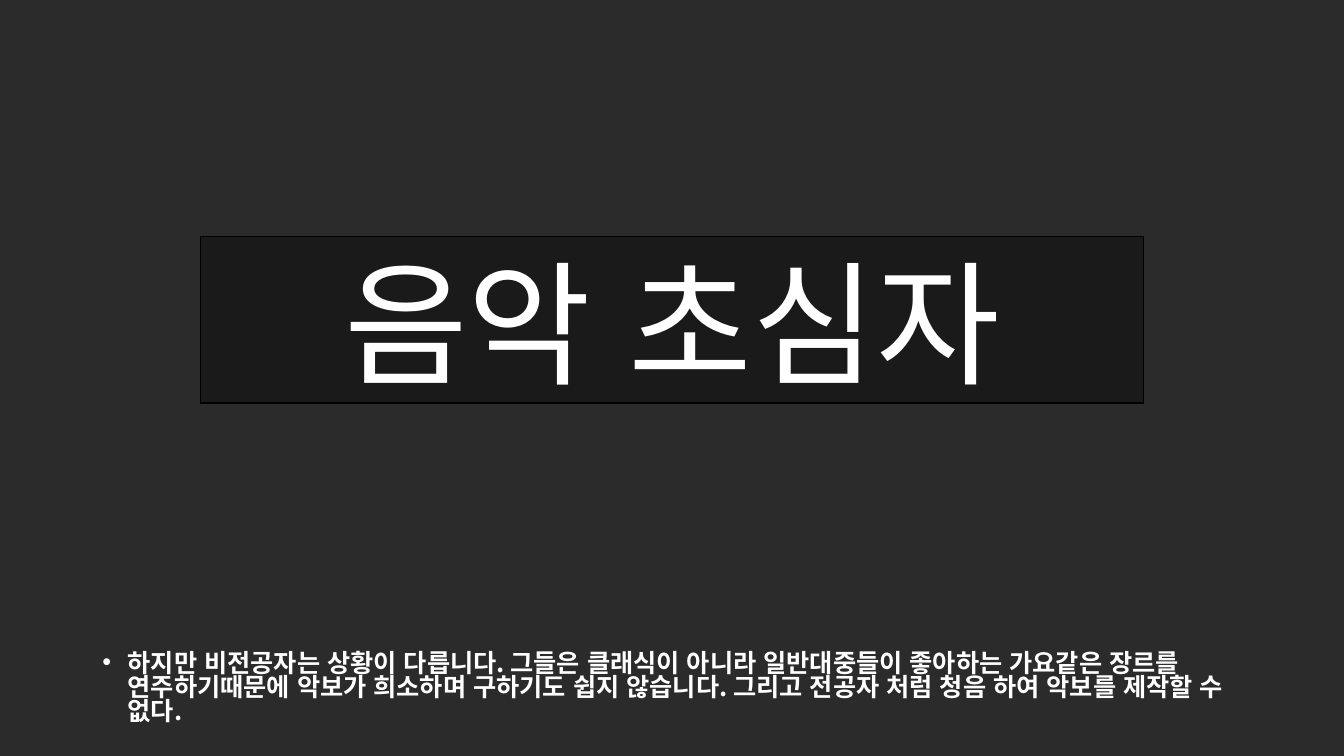
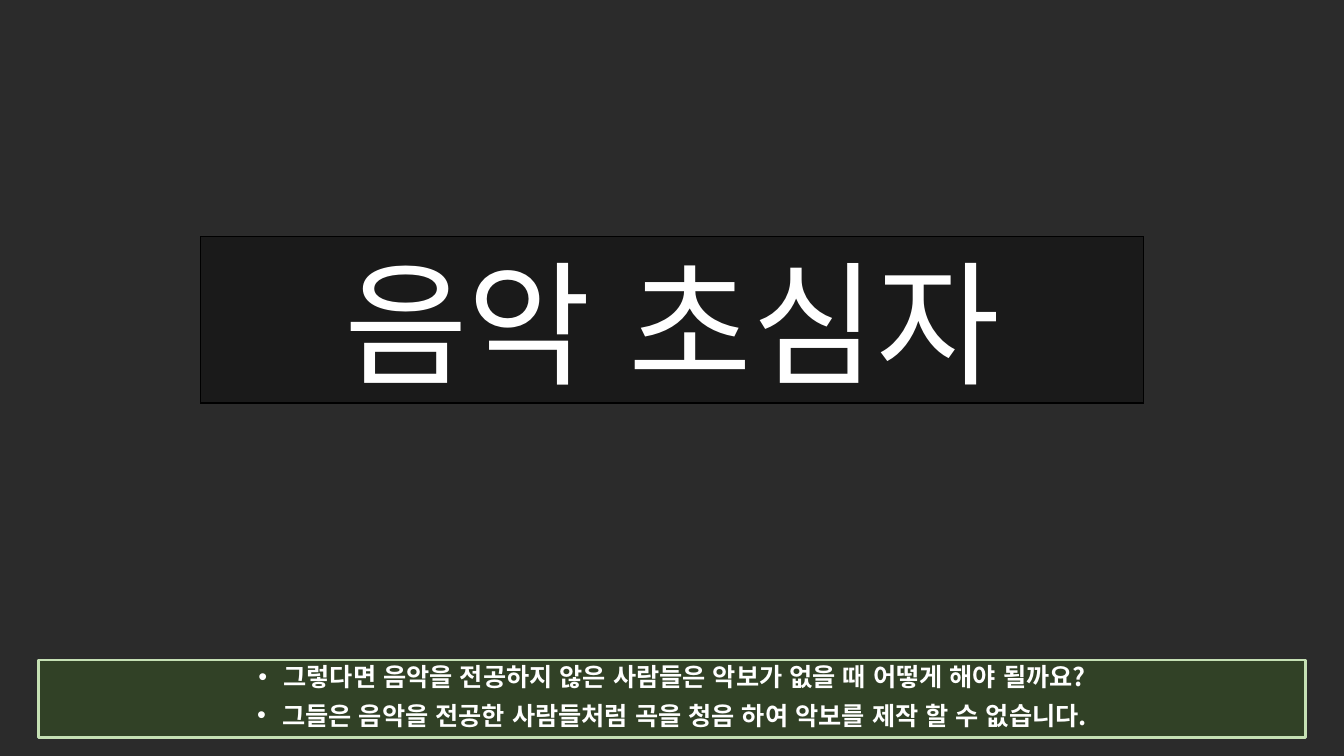
Before and after one commit to kookmin-sw/2018-cap1-14, a slide deck: slide 6 of doc/reports/캡스톤 1차 발표 자료.pptx. Drawn at 1344x756 pixels with LibreOffice and Linux fonts; fonts in the diff are those of the drawing; background and template pictures are left out; a plain dark background stands for a picture behind light text. Boxes give left, top, right and bottom in pixels: in the first picture for what was removed or moved away, otherwise in the second. Text is boxed around its words. In the diff, an @@ line names an element or a change of style, - is before the commit and + after.

```diff
--- a/doc/reports/캡스톤 1차 발표 자료.pptx
+++ b/doc/reports/캡스톤 1차 발표 자료.pptx
@@ text removed at [128, 650, 1223, 723] @@
-• 하지만 비전공자는 상황이 다릅니다. 그들은 클래식이 아니라 일반대중들이 좋아하는 가요같은 장르를 연주하기때문에 악보가 희소하며 구하기도 쉽지 않습니다. 그리고 전공자 처럼 청음 하여 악보를 제작할 수 없다.
@@ rectangle added at [38, 660, 1306, 738], fill #385723 at 52% opacity, outline #C5E0B4 2 pt, 18 pt, text #FFFFFF, bold @@
+• 그렇다면 음악을 전공하지 않은 사람들은 악보가 없을 때 어떻게 해야 될까요?
+• 그들은 음악을 전공한 사람들처럼 곡을 청음 하여 악보를 제작 할 수 없습니다.
```
Also in this commit, not shown: 17 other slides changed, 5 slides added, 2 slides removed, 6 other files.
